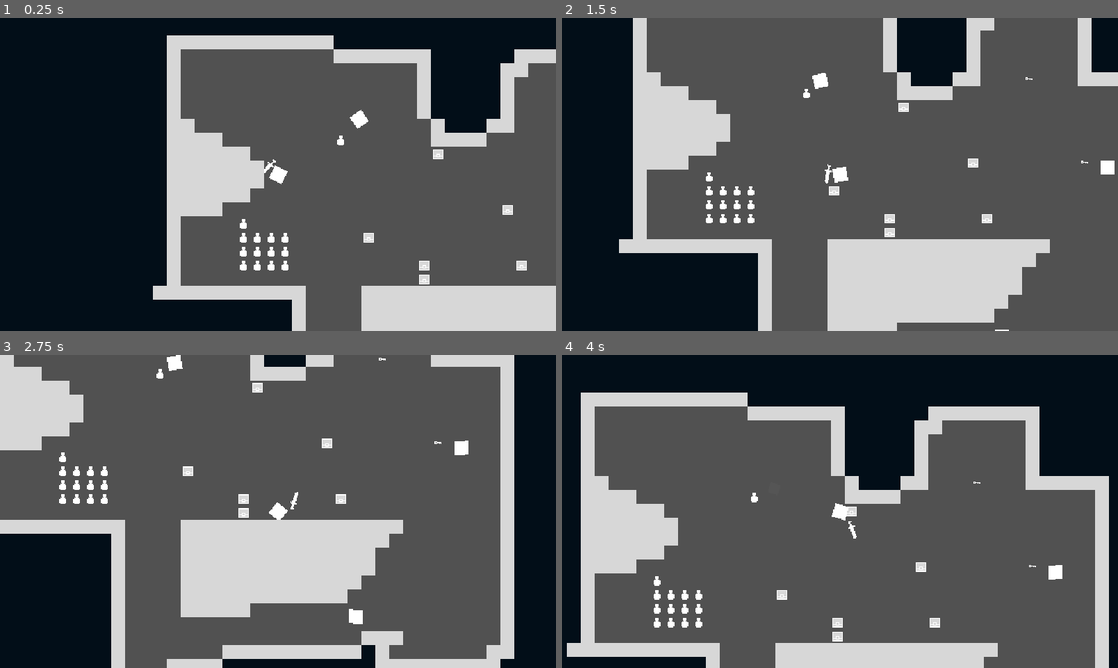
Above: before the commit, frames 1-4 (two rows, left to right).
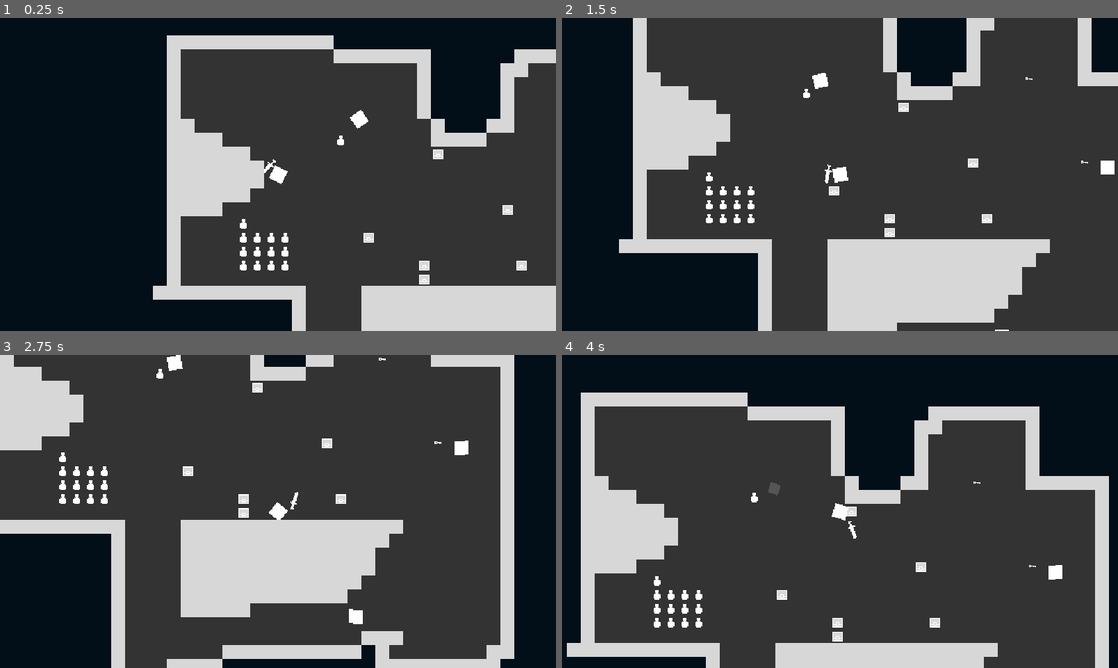
Above: after the commit, the same moments.

Repository: zMenta/Cubesh
Game: Godot game, scene res://main/main.tscn
Same seed, same stepped clock (60 frames per second), same inputs: the game is played once before the commit and once after it.
Inputs (mouse positions are in pixels of both pictures, inside the frame that each line leads up to):
- Up to frame 1 (0.25 s): no input
- Up to frame 2 (1.5 s): move the mouse to (962, 158) at 0.52 s; hold D (right) 0.53-1.28 s; click (962, 158) at 0.6 s; move the mouse to (728, 190) at 1.27 s; hold S (down) from 1.28 s (still down); tap Space (dodge) at 1.35 s
- Up to frame 3 (2.75 s): move the mouse to (333, 442) at 2.02 s; release S (down) at 2.03 s; hold D (right) from 2.03 s (still down); click (333, 442) at 2.1 s
- Up to frame 4 (4 s): move the mouse to (812, 574) at 2.77 s; release D (right) at 2.78 s; hold W (up) 2.78-3.53 s; tap Space (dodge) at 2.85 s; move the mouse to (1006, 558) at 3.52 s; hold A (left) from 3.53 s (still down); click (1006, 558) at 3.6 s

The runs differ from the first frame. In frame 1, 42% of the frame differs, in the area x 32-100%, y 10-100%; in frame 2, 58%; in frame 3, 60%, in the area x 0-90%, y 0-100%; in frame 4, 56%.

Commit message:
changed tileset background color

Diff:
--- a/maps/tile_set.tres
+++ b/maps/tile_set.tres
@@ -12,7 +12,7 @@
 0:0/0/physics_layer_0/angular_velocity = 0.0
 0:0/0/physics_layer_0/polygon_0/points = PackedVector2Array(-8, -8, 8, -8, 8, 8, -8, 8)
 0:0/1 = 1
-0:0/1/modulate = Color(0.317647, 0.317647, 0.317647, 1)
+0:0/1/modulate = Color(0.2, 0.2, 0.2, 1)
 0:0/1/physics_layer_0/linear_velocity = Vector2(0, 0)
 0:0/1/physics_layer_0/angular_velocity = 0.0
 0:1/0 = 0
